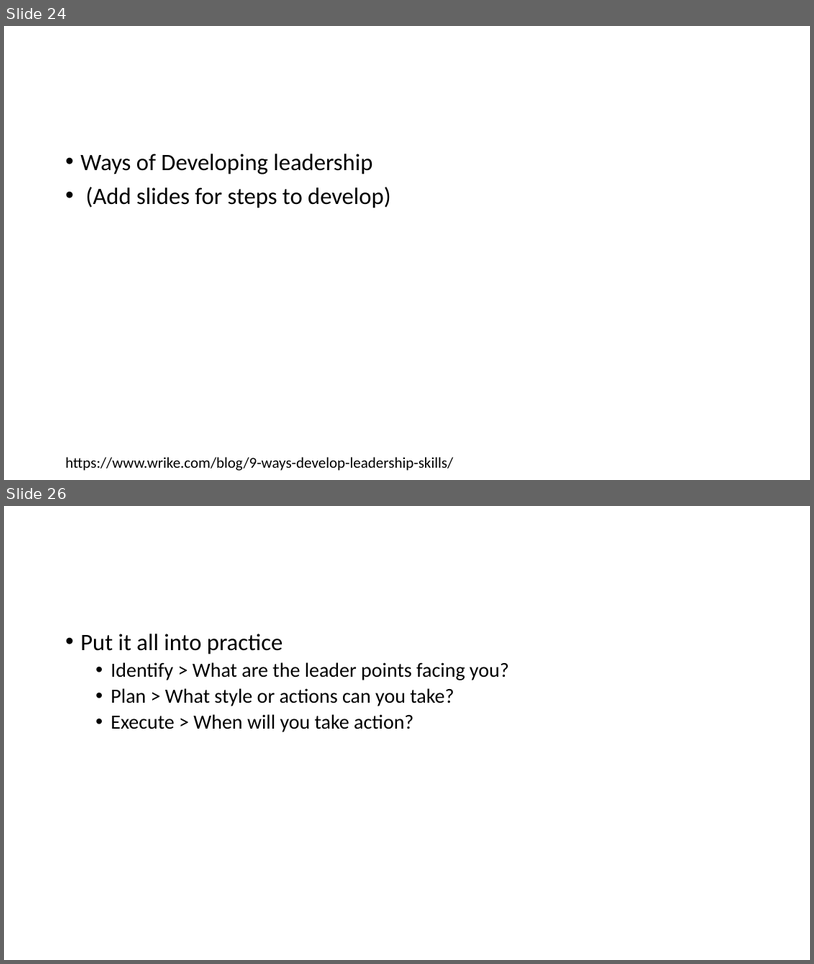
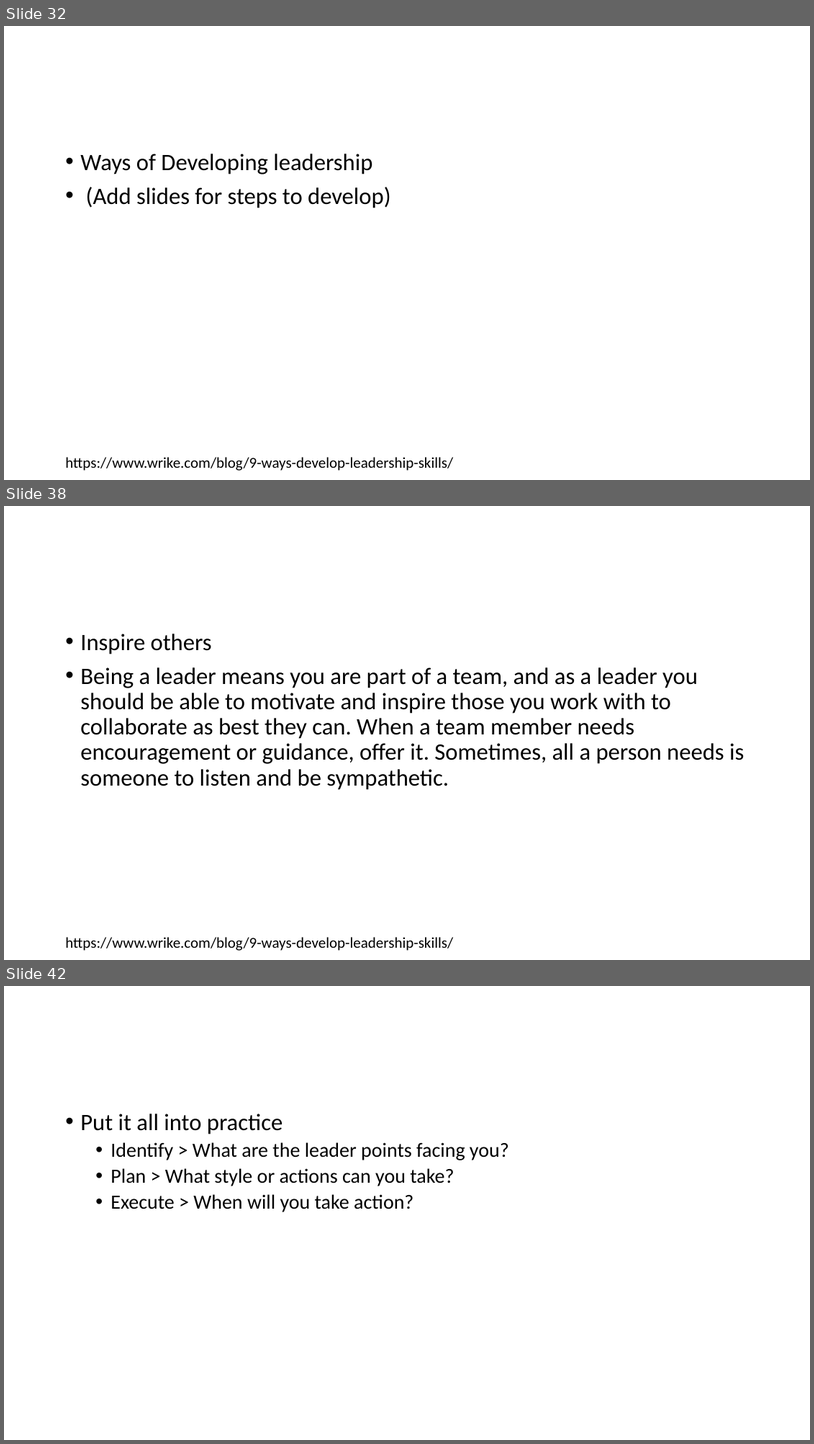
Before and after one commit to iamkeeler/THAT-Conference, a slide deck: 2021/Becoming a Leader.pptx. Shown one above the other, each under a label of ours: slides 24 and 26 before the commit, slides 32, 38 and 42 after it; the slides between them are not shown. The pictures are 814x964 and 814x1444 pixels, drawn with LibreOffice and Linux fonts; fonts in the diff are those of the drawing. Boxes give left, top, right and bottom in pixels: in the first picture for what was removed or moved away, otherwise in the second. Text is boxed around its words. In the diff, an @@ line names an element or a change of style, - is before the commit and + after.

```diff
--- a/2021/Becoming a Leader.pptx
+++ b/2021/Becoming a Leader.pptx
@@ slide 38 added at (x1=4, y1=506, x2=810, y2=960), background #FFFFFF @@
@@ text added at (x1=80, y1=633, x2=744, y2=790), 28 pt, text #000000 @@
+• Inspire others
+• Being a leader means you are part of a team, and as a leader you should be able to motivate and inspire those you work with to collaborate as best they can. When a team member needs encouragement or guidance, offer it. Sometimes, all a person needs is someone to listen and be sympathetic.
@@ text added at (x1=65, y1=937, x2=453, y2=950), 18 pt, text #000000 @@
+https://www.wrike.com/blog/9-ways-develop-leadership-skills/
@@ what was slide 24 is now slide 32 @@
@@ what was slide 26 is now slide 42 @@
```
Also in this commit, not shown: 8 slides changed, 15 other slides added, 1 slide removed, 1 other file.
